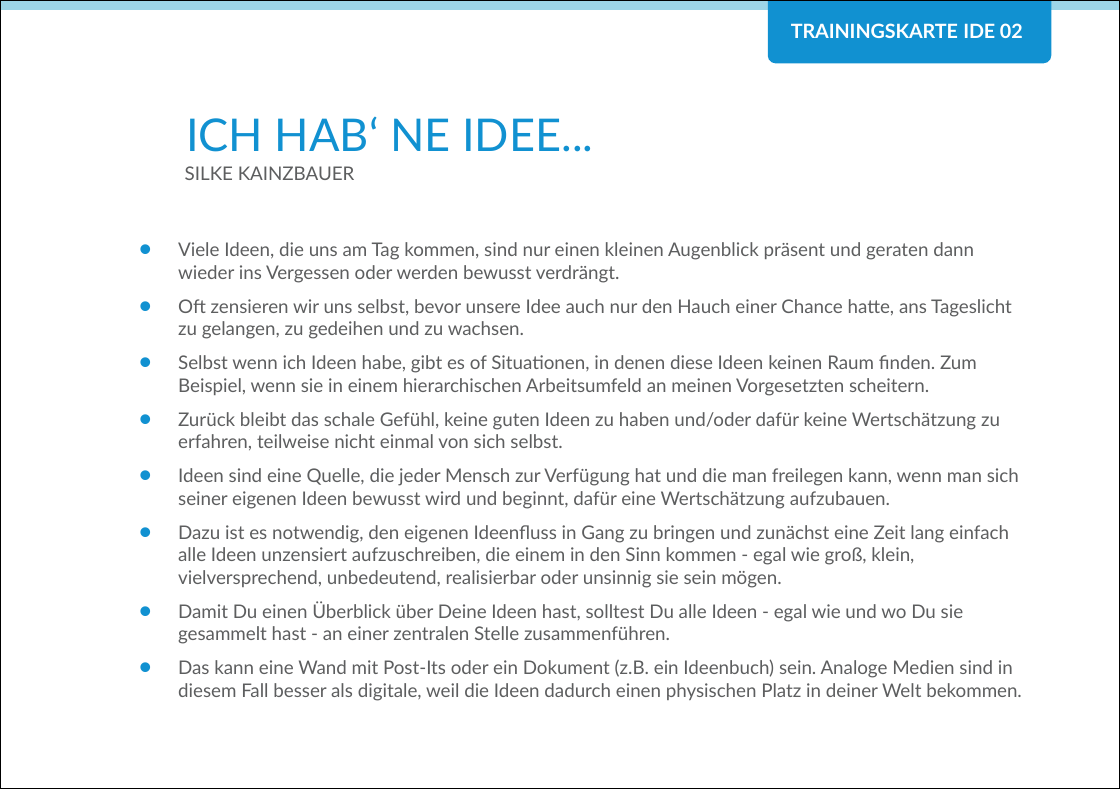
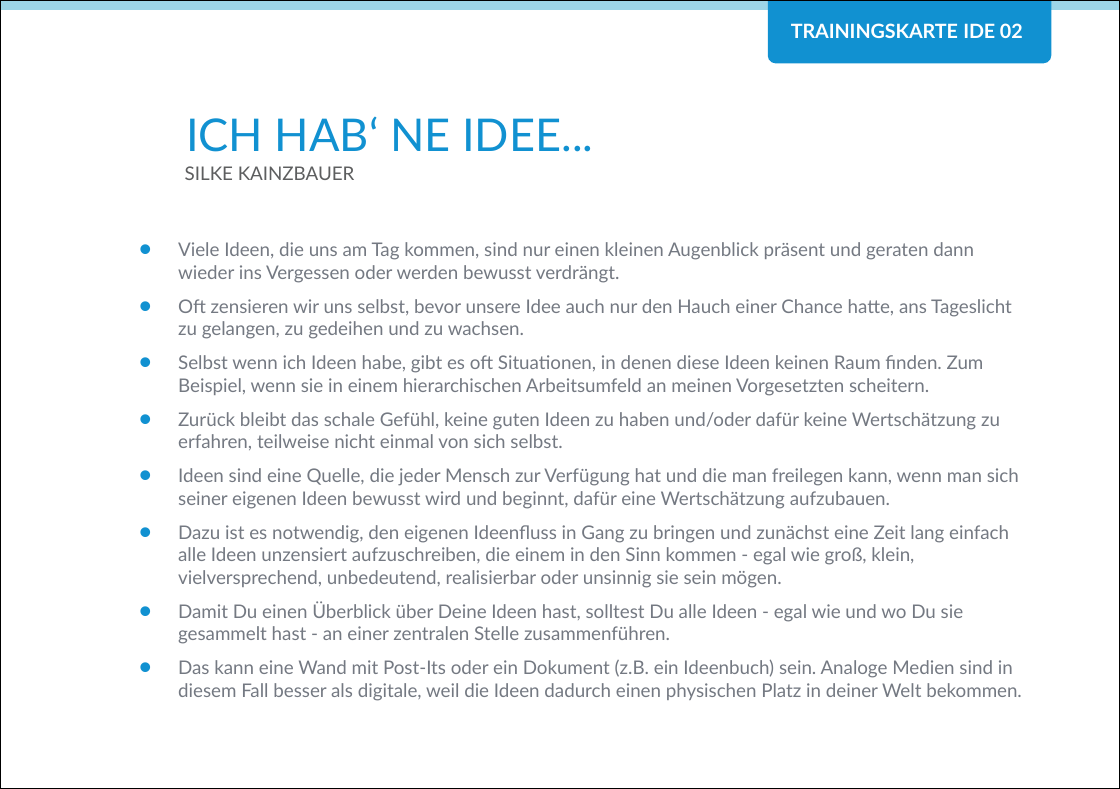
Before and after one commit to Teamtool/training-materials, a slide deck: slide 1 of agile moves/Ideas (IDE)/ger/apprentice/ger_IDE_02_Ich_hab_ne_Idee_AM_A.pptx. Drawn at 1120x789 pixels with LibreOffice and Linux fonts; fonts in the diff are those of the drawing; background and template pictures are left out. Boxes give left, top, right and bottom in pixels: in the first picture for what was removed or moved away, otherwise in the second. Text is boxed around its words. In the diff, an @@ line names an element or a change of style, - is before the commit and + after.

```diff
--- a/agile moves/Ideas (IDE)/ger/apprentice/ger_IDE_02_Ich_hab_ne_Idee_AM_A.pptx
+++ b/agile moves/Ideas (IDE)/ger/apprentice/ger_IDE_02_Ich_hab_ne_Idee_AM_A.pptx
@@ text at bbox=[178, 242, 1022, 701]: text colour #5D5E5F to #747982 in "Viele Ideen, die uns am Tag kommen, ...", "Oft zensieren wir uns selbst, bevor unsere ...", "Zurück bleibt das schale Gefühl, keine guten ...", "Ideen sind eine Quelle, die jeder Mensch ..." and 3 more places @@
@@ text at bbox=[178, 355, 984, 396]: text changed; text colour #5D5E5F to #747982 @@
-• Selbst wenn ich Ideen habe, gibt es of Situationen, in denen diese Ideen keinen Raum finden. Zum Beispiel, wenn sie in einem hierarchischen Arbeitsumfeld an meinen Vorgesetzten scheitern.
+• Selbst wenn ich Ideen habe, gibt es oft Situationen, in denen diese Ideen keinen Raum finden. Zum Beispiel, wenn sie in einem hierarchischen Arbeitsumfeld an meinen Vorgesetzten scheitern.
```
Also in this commit, not shown: 1 other file.
